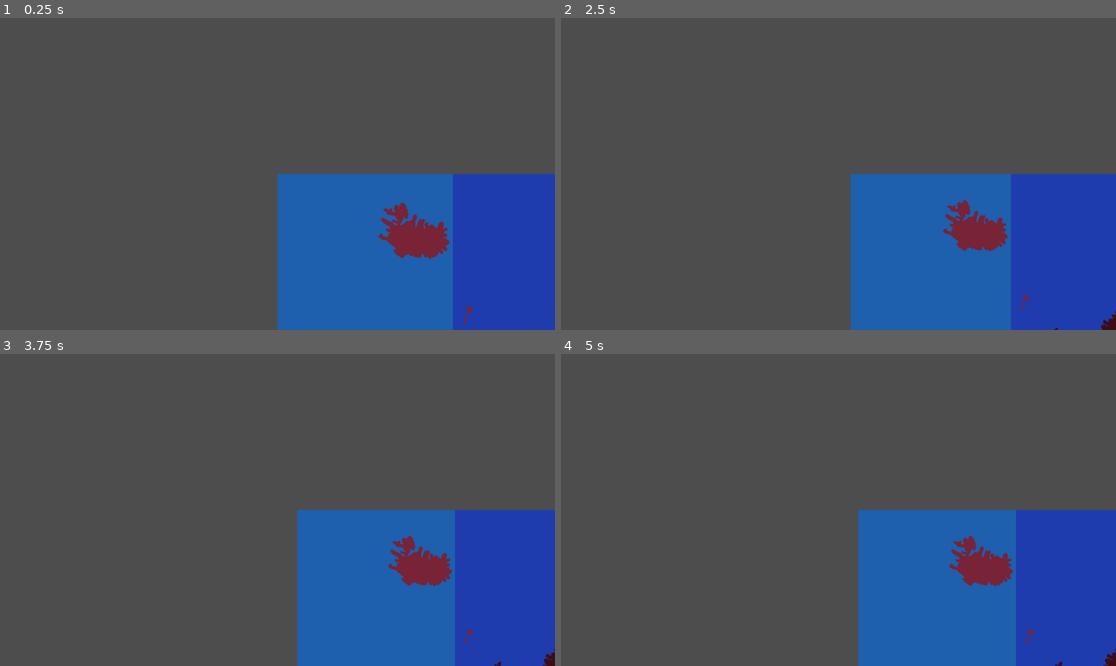
Above: before the commit, frames 1-4 (two rows, left to right).
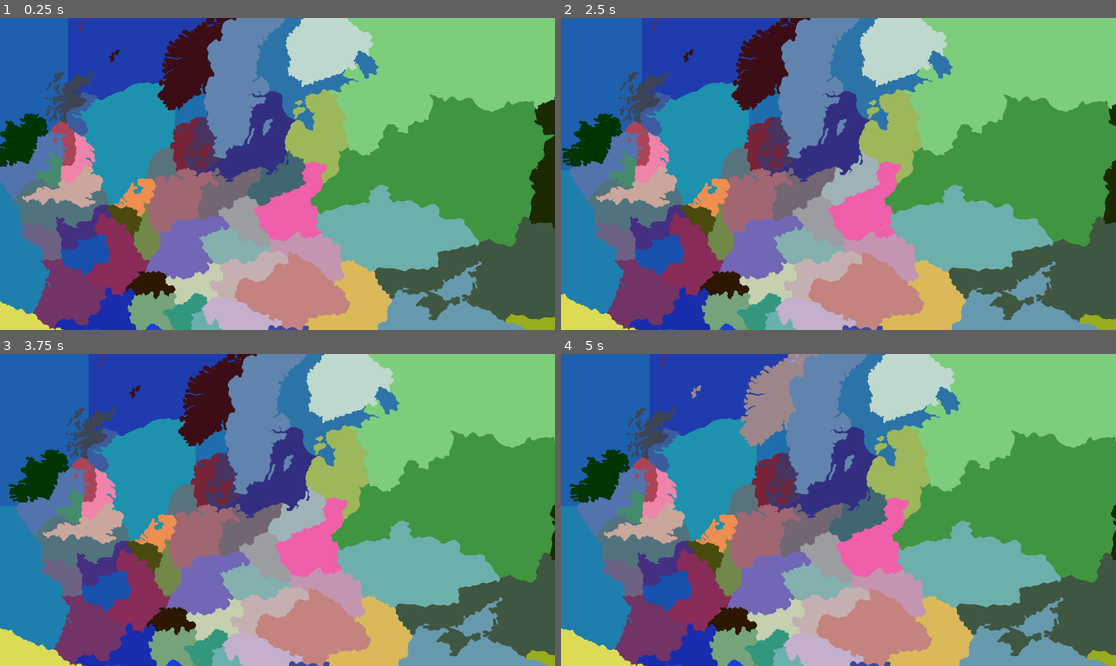
Above: after the commit, the same moments.

Repository: Luckac69/OpenDiplomacy
Game: Godot game, scene res://Scenes/Main.tscn
Two runs of this game, one before a commit and one after it. Both use one fixed random seed, a clock stepped at 60 frames per second and the inputs below.
Inputs (mouse positions are in pixels of both pictures, inside the frame that each line leads up to):
- Up to frame 1 (0.25 s): no input
- Up to frame 2 (2.5 s): tap Enter at 0.5, 2 s; drag from (838, 174) to (894, 105) at 0.52 s; tap Space at 1.25 s; drag from (838, 174) to (810, 236) at 1.27 s; move the mouse to (838, 174) at 2.02 s; hold A (CamaraMoveLeft) from 2.03 s (still down); click (838, 174) at 2.17 s; tap Mouse wheel down (CamaraZoomOut, bound only before the comm… at 2.3 s
- Up to frame 3 (3.75 s): release A (CamaraMoveLeft) at 2.75 s; drag from (294, 510) to (111, 463) at 2.77 s; tap Space at 3.5 s; drag from (299, 510) to (305, 510) at 3.52 s
- Up to frame 4 (5 s): tap Enter at 4.25 s; drag from (860, 510) to (755, 432) at 4.27 s

The runs differ from the first frame. In frame 1, 99% of the frame differs, in the area x 0-100%, y 0-100%; in frame 2, 99%; in frame 3, 99%; in frame 4, 99%.

Commit message:
Sea tiles and Army 'model'

Diff:
--- a/Scenes/Main.tscn
+++ b/Scenes/Main.tscn
@@ -14,4 +14,5 @@
 [node name="Regions" type="Node2D" parent="."]
 
 [node name="Camera2D" type="Camera2D" parent="."]
+position = Vector2(799, 609)
 script = ExtResource("3_kln2b")
--- /dev/null
+++ b/Scenes/army.tscn
@@ -0,0 +1,25 @@
+[gd_scene load_steps=4 format=3 uid="uid://pawm6ynmubj1"]
+
+[ext_resource type="Shader" uid="uid://cfwmuxunbfow0" path="res://Shaders/army.gdshader" id="1_f1tu6"]
+
+[sub_resource type="ShaderMaterial" id="ShaderMaterial_yjw0f"]
+shader = ExtResource("1_f1tu6")
+shader_parameter/fill_amount = 0.5
+shader_parameter/mask_rotation = 0.0
+shader_parameter/mask_offset = Vector2(-0.5, -0.5)
+shader_parameter/mask_size = Vector2(1, 1)
+shader_parameter/mask_rotation_pivot = Vector2(0.5, 0.5)
+shader_parameter/mask_scale_pivot = Vector2(0.5, 0.5)
+shader_parameter/invert_mask = true
+shader_parameter/use_different_texture = true
+
+[sub_resource type="CompressedTexture2D" id="CompressedTexture2D_8omp6"]
+load_path = "res://.godot/imported/BritishFlag.png-3d72d2f3d450c9779b8e02828845baea.ctex"
+
+[node name="Army" type="Node2D"]
+material = SubResource("ShaderMaterial_yjw0f")
+
+[node name="Britian" type="Sprite2D" parent="."]
+use_parent_material = true
+scale = Vector2(1, 1.681)
+texture = SubResource("CompressedTexture2D_8omp6")
--- a/Scenes/region_area.gd
+++ b/Scenes/region_area.gd
@@ -9,7 +9,6 @@
 		node.color = Color(0,0,0,0)
 
 func _on_mouse_entered() -> void:
-	print(region_name)
 	for node in get_children():
 		if node.is_class("Polygon2D"):
 			node.color = Color(1,1,1,.5)
@@ -23,4 +22,4 @@
 
 func _on_input_event(viewport:Node, event:InputEvent, shape_idx:int) -> void:
 	if event is InputEventMouseButton and event.button_index == MOUSE_BUTTON_LEFT and event.is_pressed():
-		print(str(region_name) + " Clicked")
+		pass
--- /dev/null
+++ b/Shaders/army.gdshader
@@ -0,0 +1,60 @@
+shader_type canvas_item;
+
+
+render_mode unshaded;
+
+uniform float fill_amount : hint_range(0.0, 1.0) = 0.5;
+uniform float mask_rotation : hint_range(-360.0, 360.0, 0.1) = 0;
+uniform vec2 mask_offset = vec2(-.5, -.5);
+uniform vec2 mask_size = vec2(1, 1);
+uniform vec2 mask_rotation_pivot = vec2(0.5, 0.5);
+uniform vec2 mask_scale_pivot = vec2(0.5, 0.5);
+
+uniform bool invert_mask = true;
+uniform bool use_different_texture = true;
+uniform sampler2D mask_texture : filter_nearest;
+
+vec2 rotate_degrees(vec2 uv, vec2 pivot, float deg){
+	float rad = radians(deg + 90.0);
+	mat2 rotation = mat2(vec2(sin(rad), -cos(rad)),vec2(cos(rad), sin(rad)));
+
+	uv -= pivot;
+	uv = uv * rotation;
+	uv += pivot;
+	return uv;
+}
+
+vec2 scale(vec2 uv, vec2 pivot, vec2 scale){
+	uv -= pivot;
+	uv = uv / scale;
+	uv += pivot;
+	return uv;
+}
+
+void fragment(){
+	vec2 uv_rotated = rotate_degrees(UV, mask_rotation_pivot, mask_rotation);
+	vec2 uv_position = scale(uv_rotated, mask_scale_pivot, mask_size * (1.0 - fill_amount)) + mask_offset;
+
+	float alpha_total = texture(TEXTURE, uv_position).a;
+
+	if (use_different_texture)
+		alpha_total = texture(mask_texture, uv_position).a;
+
+	//bool is_within_bounds = uv_position.x >= 0.0 && uv_position.y >= 0.0 && uv_position.x <= 1.0 && uv_position.y <= 1.0;
+	bool is_within_bounds = ( (pow(uv_position.x,2) + pow(uv_position.y,2)) < 1.0);
+	if (!invert_mask){
+		if (is_within_bounds)
+			COLOR.a -= alpha_total;
+	}
+	else {
+		COLOR.a -= 1.0 - alpha_total;
+
+		if (!is_within_bounds)
+			COLOR.a = 0.0;
+	}
+
+	//adeded by me //does an outline
+	if (is_within_bounds && ((pow(uv_position.x,2) + pow(uv_position.y,2)) > 0.8)) {
+		COLOR = vec4(0.0,0.0,0.0,1.0);
+	}
+}
--- a/project.godot
+++ b/project.godot
@@ -51,13 +51,12 @@
 "events": [Object(InputEventMouseButton,"resource_local_to_scene":false,"resource_name":"","device":-1,"window_id":0,"a …(253 unchanged characters)…
 ]
 }
-CamaraZoomOut={
+CamaraZoomout={
 "deadzone": 0.2,
 "events": [Object(InputEventMouseButton,"resource_local_to_scene":false,"resource_name":"","device":-1,"window_id":0,"a …(253 unchanged characters)…
 ]
 }
 CamaraPan={
 "deadzone": 0.2,
-"events": [Object(InputEventMouseButton,"resource_local_to_scene":false,"resource_name":"","device":-1,"window_id":0,"alt_pressed":false,"shift_pressed":false,"ctrl_pressed":false,"meta_pressed":false,"button_mask":0,"position":Vector2(0, 0),"global_position":Vector2(0, 0),"factor":1.0,"button_index":3,"canceled":false,"pressed":false,"double_click":false,"script":null)
-]
+"events": []
 }
Binary file added: Flags/BritishFlag.png
Not shown, added: Flags/BritishFlag.png.import
Binary file changed: Map_Data/StandardMap.png
Not shown, changed: Map_Data/regions.txt
Not shown, added: Shaders/army.gdshader.uid
Not shown, added: '
Not shown, added: Map_Data/StandardMap.png~
